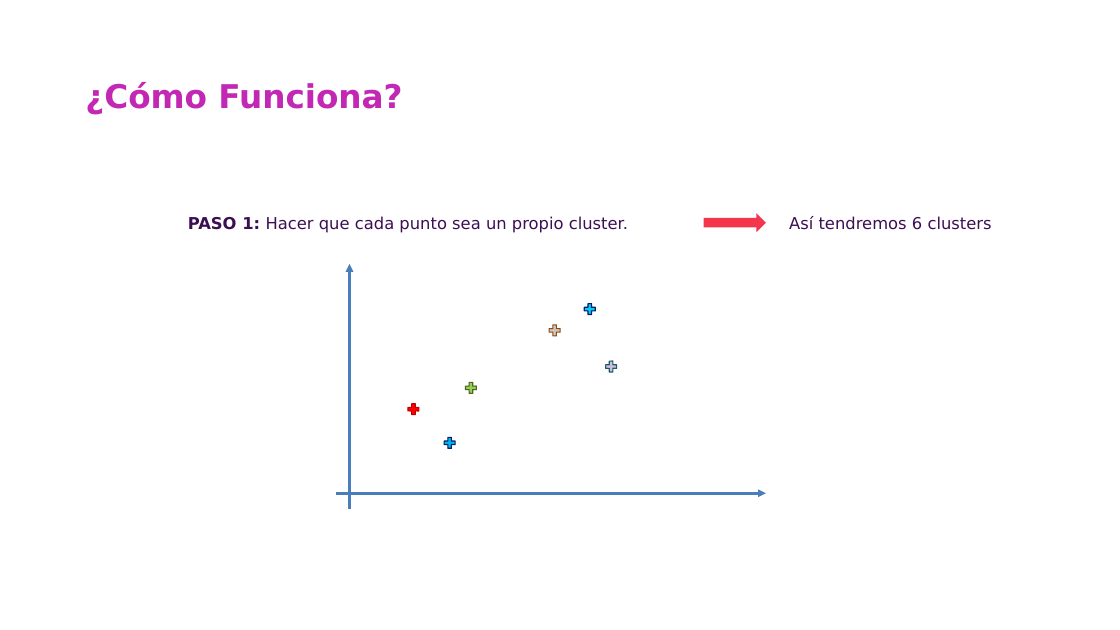
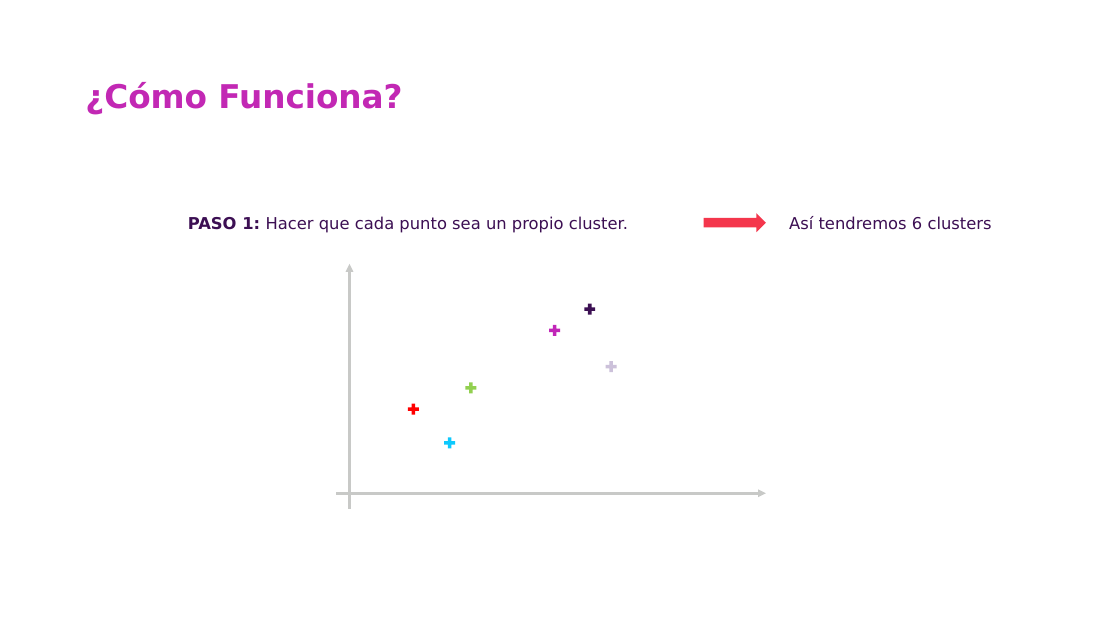
Before and after one commit to csameshiman/Axity_Curso_ML_2023, a slide deck: slide 10 of Diapositivas/Parte 04.Clustering/04_02_Hierarchical_Clustering.pptx (slide 11 before the commit). Drawn at 1120x630 pixels with LibreOffice and Linux fonts; fonts in the diff are those of the drawing; background and template pictures are left out. Boxes give left, top, right and bottom in pixels: in the first picture for what was removed or moved away, otherwise in the second. Text is boxed around its words. In the diff, an @@ line names an element or a change of style, - is before the commit and + after.

```diff
--- a/Diapositivas/Parte 04.Clustering/04_02_Hierarchical_Clustering.pptx
+++ b/Diapositivas/Parte 04.Clustering/04_02_Hierarchical_Clustering.pptx
@@ arrow (350, 509) - (350, 264): stroke #4A7EBB 2.25 pt to #C8C9C7 2.25 pt @@
@@ freeform shape at (x1=547, y1=323, x2=562, y2=337): fill #C7C9C6 to #C126B8; outline #984807 1 pt to none @@
@@ freeform shape at (x1=583, y1=302, x2=597, y2=316): fill #0DC8FD to #3C1053; outline #002060 1 pt to none @@
@@ freeform shape at (x1=604, y1=359, x2=618, y2=373): outline #215968 1 pt to none @@
@@ freeform shape at (x1=464, y1=381, x2=478, y2=395): outline #4F6228 1 pt to none @@
@@ freeform shape at (x1=406, y1=402, x2=421, y2=416): outline #C00000 1 pt to none @@
@@ freeform shape at (x1=442, y1=436, x2=457, y2=450): fill #00B0F0 to #0DC9FD; outline #002060 1 pt to none @@
@@ arrow (336, 493) - (766, 493): stroke #4A7EBB 2.25 pt to #C8C9C7 2.25 pt @@
```
Also in this commit, not shown: 10 other slides changed, 5 slides removed.
